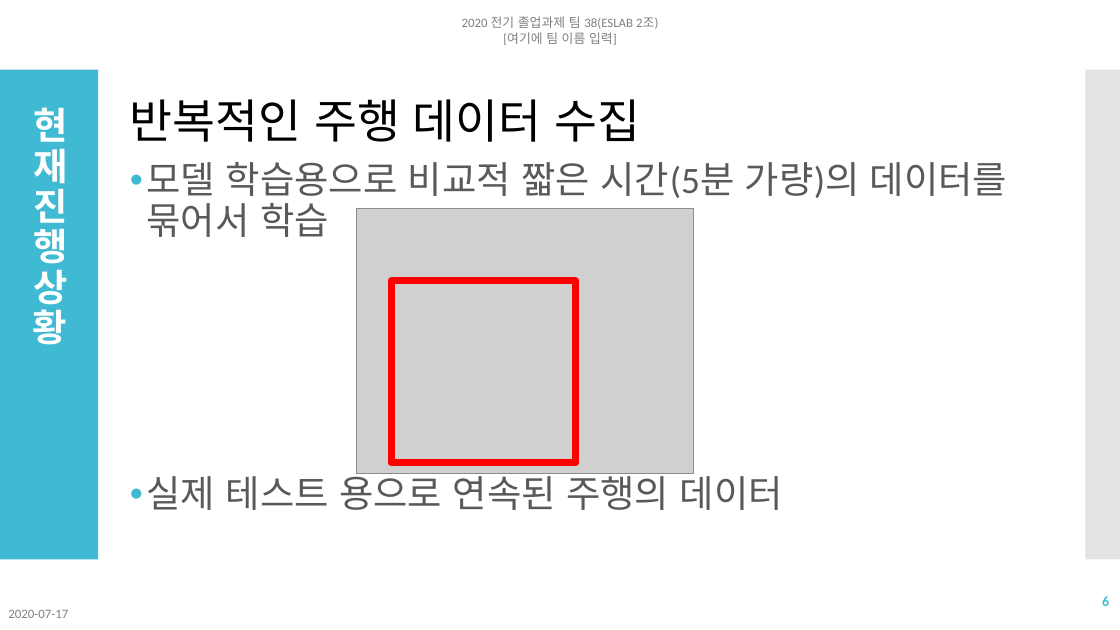
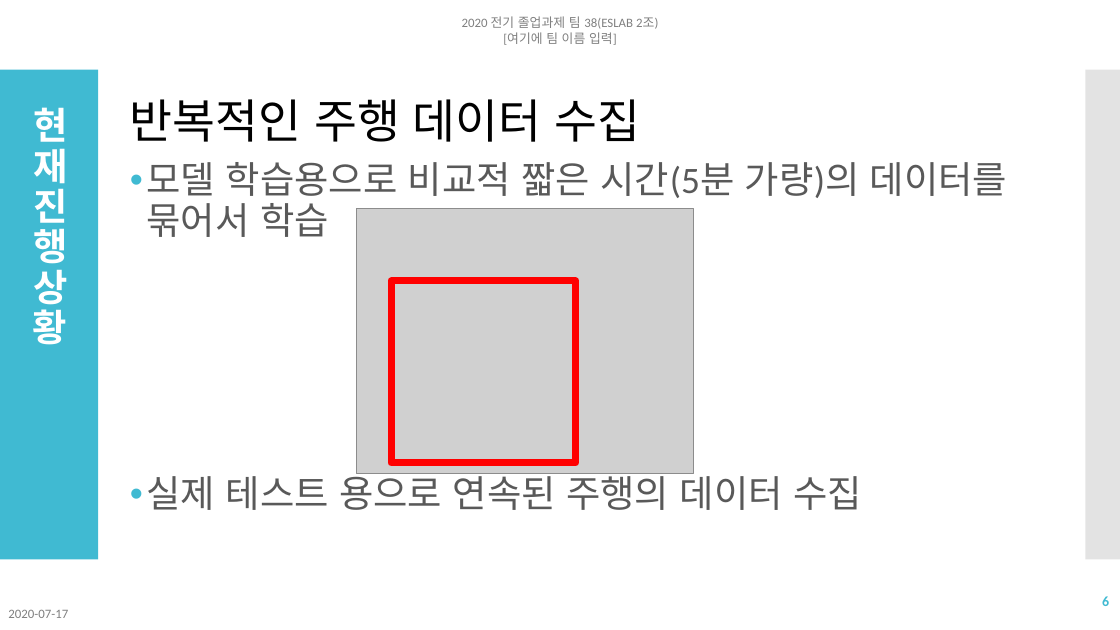
Before and after one commit to NgaAdrain/TEAM_Enter_Text_Here, a slide deck: slide 6 of Reports/졸업과제 네번째 발표 2조.pptx. Drawn at 1120x630 pixels with LibreOffice and Linux fonts; fonts in the diff are those of the drawing; grey boxes stand for pictures. Boxes give left, top, right and bottom in pixels: in the first picture for what was removed or moved away, otherwise in the second. Text is boxed around its words. In the diff, an @@ line names an element or a change of style, - is before the commit and + after.

```diff
--- a/Reports/졸업과제 네번째 발표 2조.pptx
+++ b/Reports/졸업과제 네번째 발표 2조.pptx
@@ text at [147,469,862,510]: text changed @@
-• 실제 테스트 용으로 연속된 주행의 데이터
+• 실제 테스트 용으로 연속된 주행의 데이터 수집
```
Also in this commit, not shown: 2 other slides changed, 1 other file.
